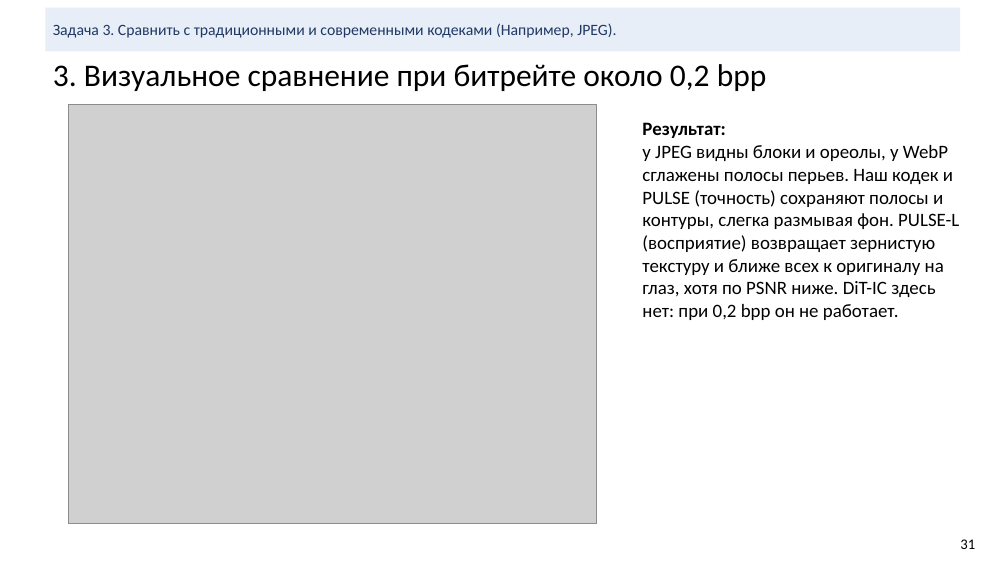
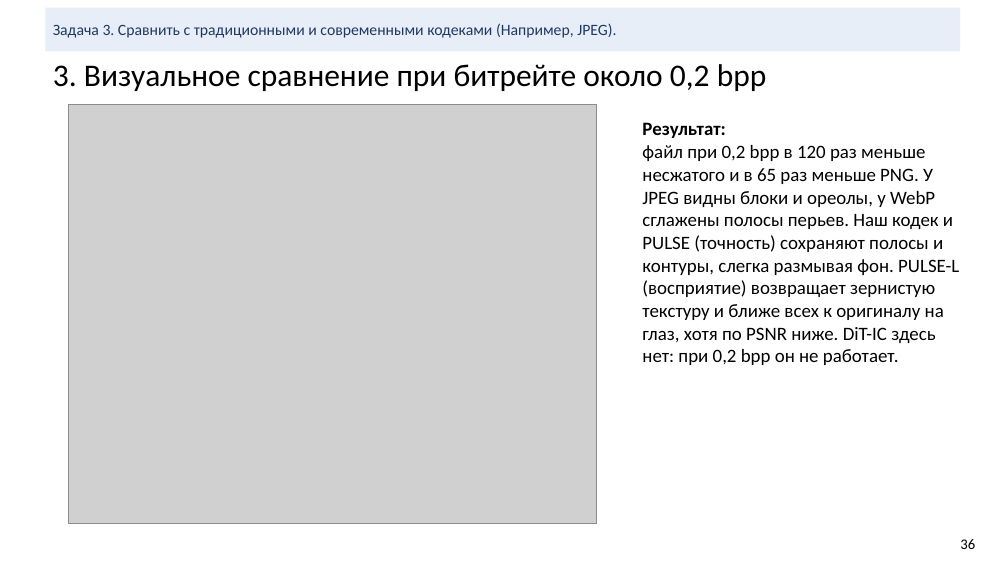
Before and after one commit to KDMCrypto/Deep-Image-Compression, a slide deck: slide 36 of documentation/cv-project-compression.pptx (slide 31 before the commit). Drawn at 1008x567 pixels with LibreOffice and Linux fonts; fonts in the diff are those of the drawing; grey boxes stand for pictures. Boxes give left, top, right and bottom in pixels: in the first picture for what was removed or moved away, otherwise in the second. Text is boxed around its words. In the diff, an @@ line names an element or a change of style, - is before the commit and + after.

Commit message:
Rework the project notebook and slides after the second review
- metric formulas (PSNR, MS-SSIM, LPIPS, DISTS, CLIP-IQA, MUSIQ) and decibels
- what was taken ready-made and what was done
- DIV2K validation: overfitting check of the 4 final models and the choice
  of the crop source on validation (bootstrap intervals)
- training-crops figure with both frames and the reasons for crops
- bits needed for equal quality and compression ratios against PNG
- strongly enlarged regions at equal file size and an error map
- decode check in code_image (retry if the bitstream decodes wrongly)

```diff
--- a/documentation/cv-project-compression.pptx
+++ b/documentation/cv-project-compression.pptx
@@ text at box(642, 145, 959, 365): text changed @@
-у JPEG видны блоки и ореолы, у WebP сглажены полосы перьев. Наш кодек и PULSE (точность) сохраняют полосы и контуры, слегка размывая фон. PULSE-L (восприятие) возвращает зернистую текстуру и ближе всех к оригиналу на глаз, хотя по PSNR ниже. DiT-IC здесь нет: при 0,2 bpp он не работает.
+файл при 0,2 bpp в 120 раз меньше несжатого и в 65 раз меньше PNG. У JPEG видны блоки и ореолы, у WebP сглажены полосы перьев. Наш кодек и PULSE (точность) сохраняют полосы и контуры, слегка размывая фон. PULSE-L (восприятие) возвращает зернистую текстуру и ближе всех к оригиналу на глаз, хотя по PSNR ниже. DiT-IC здесь нет: при 0,2 bpp он не работает.
@@ text at box(960, 539, 975, 549): text changed @@
-31
+36
```
Also in this commit, not shown: 27 other slides changed, 10 slides added, 19 other files.
